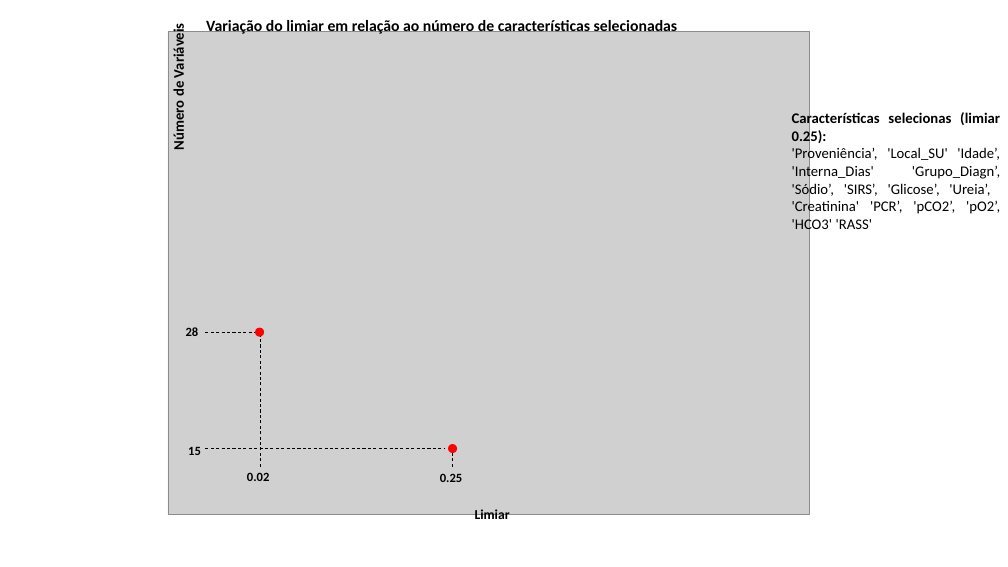
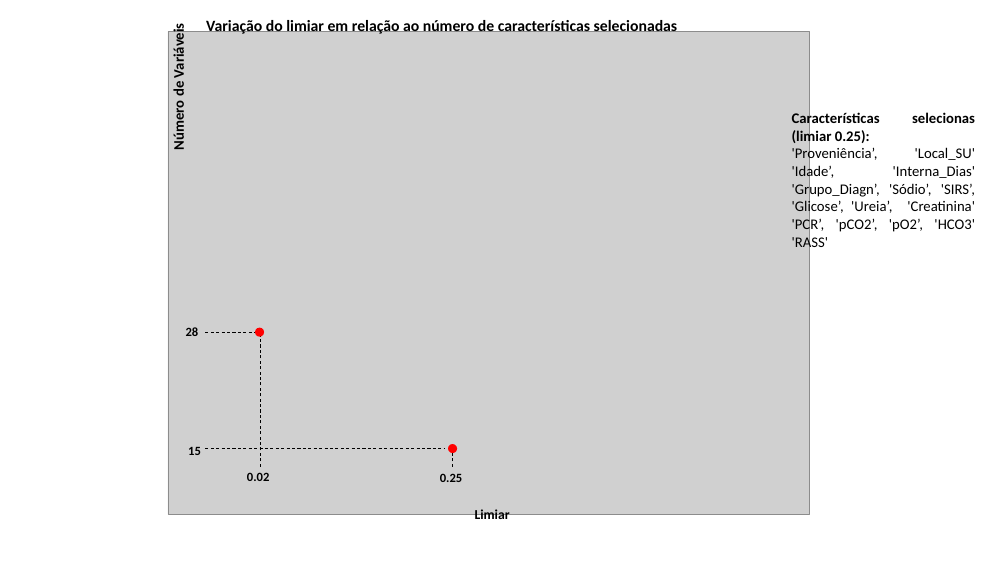
Before and after one commit to natawild/Dissertacao2021, a slide deck: slide 1 of ImagensDissertacao.pptx. Drawn at 1008x567 pixels with LibreOffice and Linux fonts; fonts in the diff are those of the drawing; grey boxes stand for pictures. Boxes give left, top, right and bottom in pixels: in the first picture for what was removed or moved away, otherwise in the second. Text is boxed around its words. In the diff, an @@ line names an element or a change of style, - is before the commit and + after.

```diff
--- a/ImagensDissertacao.pptx
+++ b/ImagensDissertacao.pptx
@@ text "Características selecionas (limiar 0.25):" rewrapped from box(792, 110, 1000, 233) to box(792, 110, 975, 251) @@
```
Also in this commit, not shown: 1 other file.
